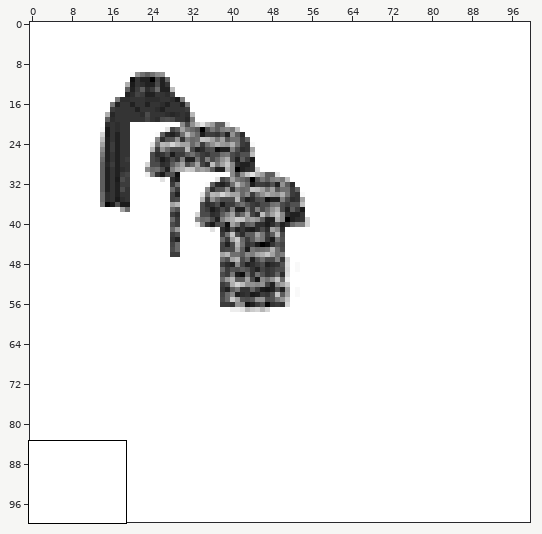
Sprite sheet, stored at public/images/Result/26_03_03_back.png. Above: a wide view before the commit, with the close-up outlined.
Close-up. Before:
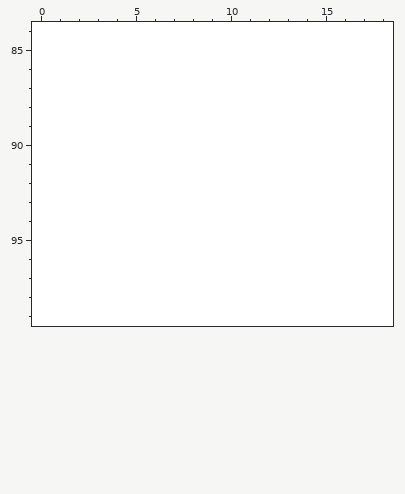
The file is 100x100 pixels. Colours within 5 levels of each other are drawn and written as one. Shown: x 0..18, y 84..99. The commit also changed other parts of the picture, which this record leaves out.
After the commit:
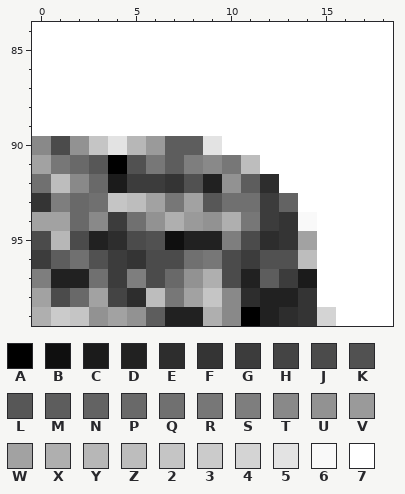
Palette (. is transparent): A #000000  B #0f0f0f  C #1b1b1b  D #212121  E #2d2d2d  F #343434  G #3c3c3c  H #444444  J #4b4b4b  K #515151  L #575757  M #5d5d5d  N #636363  P #696969  Q #707070  R #777777  S #7e7e7e  T #898989  U #929292  V #9a9a9a  W #a2a2a2  X #afafaf  Y #b7b7b7  Z #bdbdbd  2 #c5c5c5  3 #cbcbcb  4 #d4d4d4  5 #e3e3e3  6 #f9f9f9  7 #ffffff
Difference:
Changed rows in their new state; - is an unchanged pixel.
first column x 0:
 90 TJU25YVMM5------
 91 WRPLAKRMSTRZ----
 92 QZTPCGGFKDUME---
 93 FSPQ2ZWRWLQQGN--
 94 WWPTGQUXVUXRGF6-
 95 JYJDEJKBDDSJEFW-
 96 GMQKGFJJQRJGKKZ-
 97 SDDQGSJPUXJDMGC-
 98 WJPWHEZRW2TEDDF-
 99 X32UWUMDDXTADEF4
